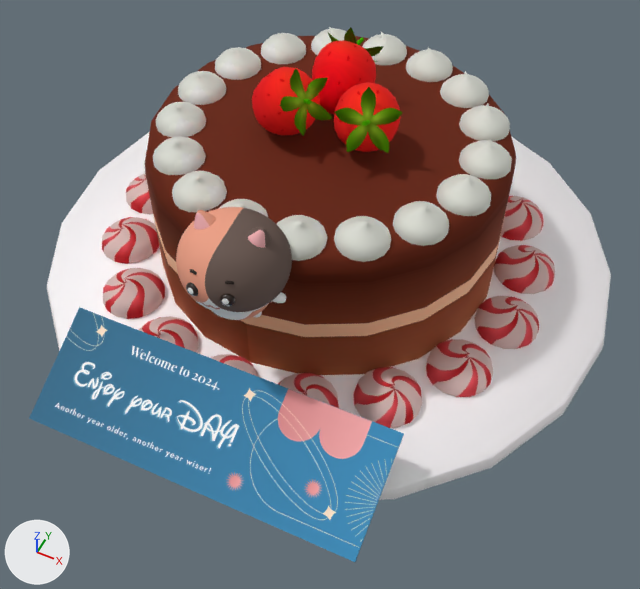
Before and after pictures for a commit that changed the glTF model glb/cat_cake_1.glb.
Camera for both pictures: a 50 mm camera at (0.38, -0.808, 0.924) aimed at (0.039, -0.126, 0.072). The axes (+X, +Y, +Z) are drawn at lower left. The lights are the same throughout. Where no turn or scale is listed for an object, it has been applied to the vertices.
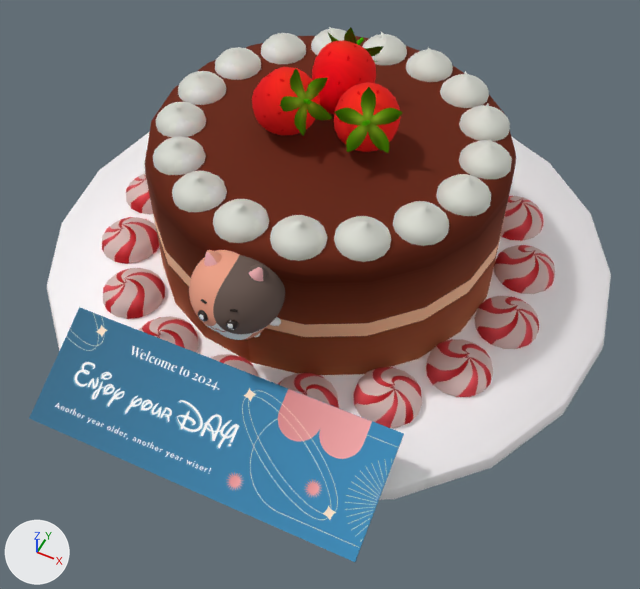
Boxes [x1, y1, x2, y2] around the edits, measured in the pictures (640 x 589 px):
'Object_27', moved, rescaled (17% narrower, 20% shorter): before [176, 207, 292, 320]; after [189, 250, 285, 340]
'Object_33', moved, rescaled (17% narrower, 18% shorter): before [194, 210, 271, 248]; after [204, 250, 268, 281]
'Object_29', moved, rescaled (16% narrower, 16% shorter): before [186, 282, 235, 306]; after [198, 310, 239, 330]
'Sphere054', unchanged, uncovered by the edit: before [220, 199, 268, 217]; after [213, 199, 269, 243]

Diff of the bpy script that builds the scene:
```diff
--- a/glb/cat_cake_1.glb.py
+++ b/glb/cat_cake_1.glb.py
@@ ob_object_27 @@
 ob_object_27 = bpy.data.objects.new('Object_27', me_body_body_0)
-ob_object_27.location = (-0.001, -0.252, 0.149)
+ob_object_27.location = (-0.001, -0.252, 0.112)
 ob_object_27.rotation_euler = (0.0, 0.0, 0.0888)  # degrees (0, 0, 5.1)
-ob_object_27.scale = (0.252, 0.252, 0.252)
+ob_object_27.scale = (0.218, 0.218, 0.218)
@@ ob_object_29 @@
 ob_object_29 = bpy.data.objects.new('Object_29', me_eyes_eyes_0)
-ob_object_29.location = (-0.001, -0.252, 0.149)
+ob_object_29.location = (-0.001, -0.252, 0.112)
 ob_object_29.rotation_euler = (0.0, 0.0, 0.0888)  # degrees (0, 0, 5.1)
-ob_object_29.scale = (0.252, 0.252, 0.252)
+ob_object_29.scale = (0.218, 0.218, 0.218)
@@ ob_object_33 @@
 ob_object_33 = bpy.data.objects.new('Object_33', me_ears_cat_ears_cat_0)
-ob_object_33.location = (-0.001, -0.252, 0.149)
+ob_object_33.location = (-0.001, -0.252, 0.112)
 ob_object_33.rotation_euler = (0.0, 0.0, 0.0888)  # degrees (0, 0, 5.1)
-ob_object_33.scale = (0.252, 0.252, 0.252)
+ob_object_33.scale = (0.218, 0.218, 0.218)
```
